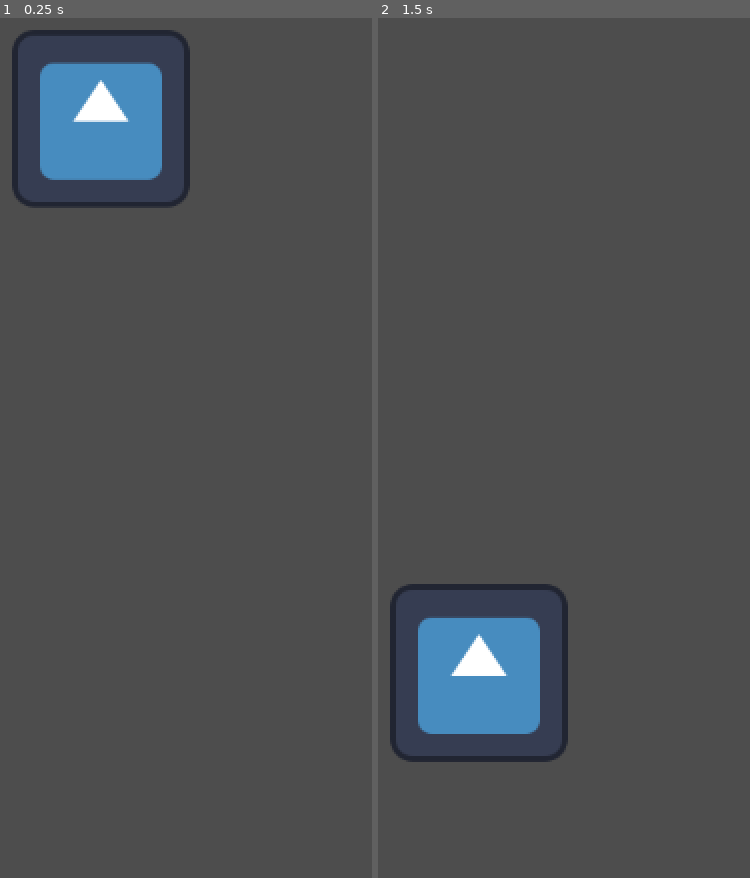
Above: before the commit, frames 1-2 (left to right).
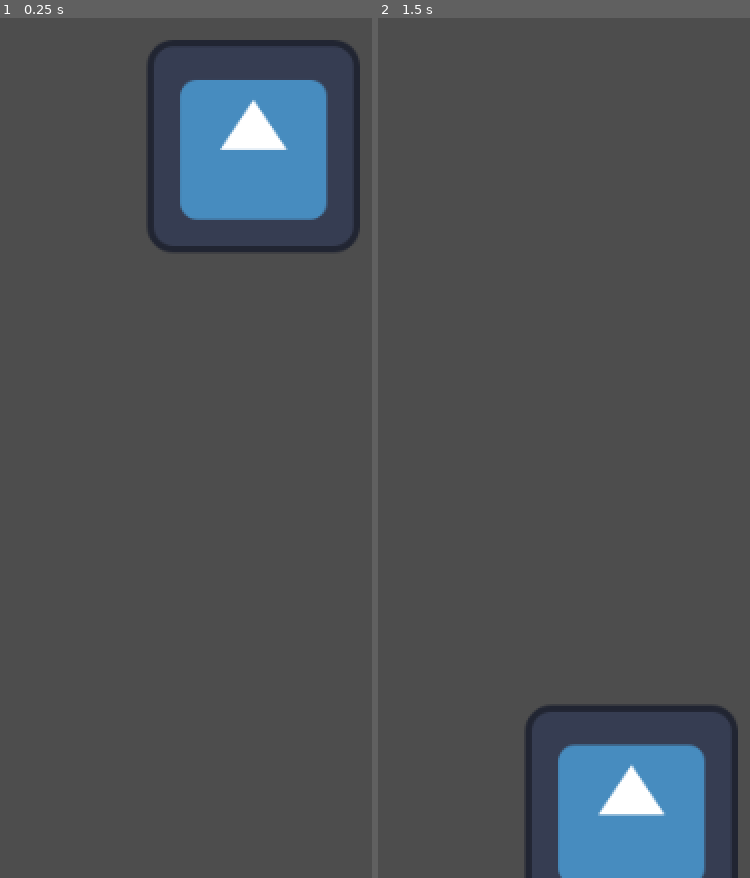
Above: after the commit, the same moments.

Repository: daanengbers/XP-Gamejam2025-TeamShreeb
Game: Godot game, scene res://Scenes/MenuScene.tscn
The game is run twice, just before and just after one commit, with the same random seed, the same clock (stepped at 60 frames per second) and the same inputs. The project has no main scene, so this scene is started directly. The engine's default icon, where the game draws it, is replaced by a stand-in: a white triangle on a blue panel in a dark square.
Inputs:
- Up to frame 1 (0.25 s): no input
- Up to frame 2 (1.5 s): tap Enter at 0.5, 1.35 s; hold Up 0.53-1.28 s; hold Enter 0.53-1.28 s; tap Space at 0.77, 1.25 s; hold Down from 1.28 s (still down)

The runs differ from the first frame. In frame 1, 13% of the frame differs, in the area x 3-97%, y 1-28%; in frame 2, 13%.

Commit message:
changed the window size setting

Diff:
--- a/project.godot
+++ b/project.godot
@@ -13,3 +13,10 @@
 config/name="Xp-gamejam 2025-team Shreeb"
 config/features=PackedStringArray("4.2", "Forward Plus")
 config/icon="res://icon.svg"
+
+[display]
+
+window/size/viewport_width=1920
+window/size/viewport_height=1080
+window/size/window_width_override=960
+window/size/window_height_override=540
